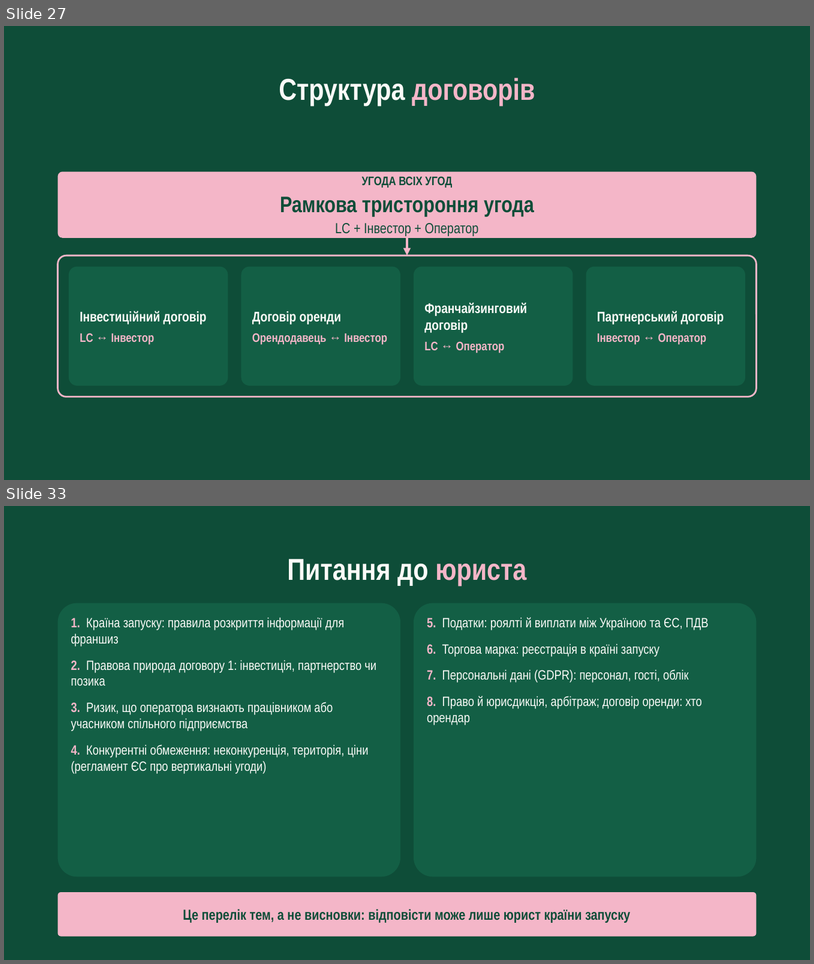
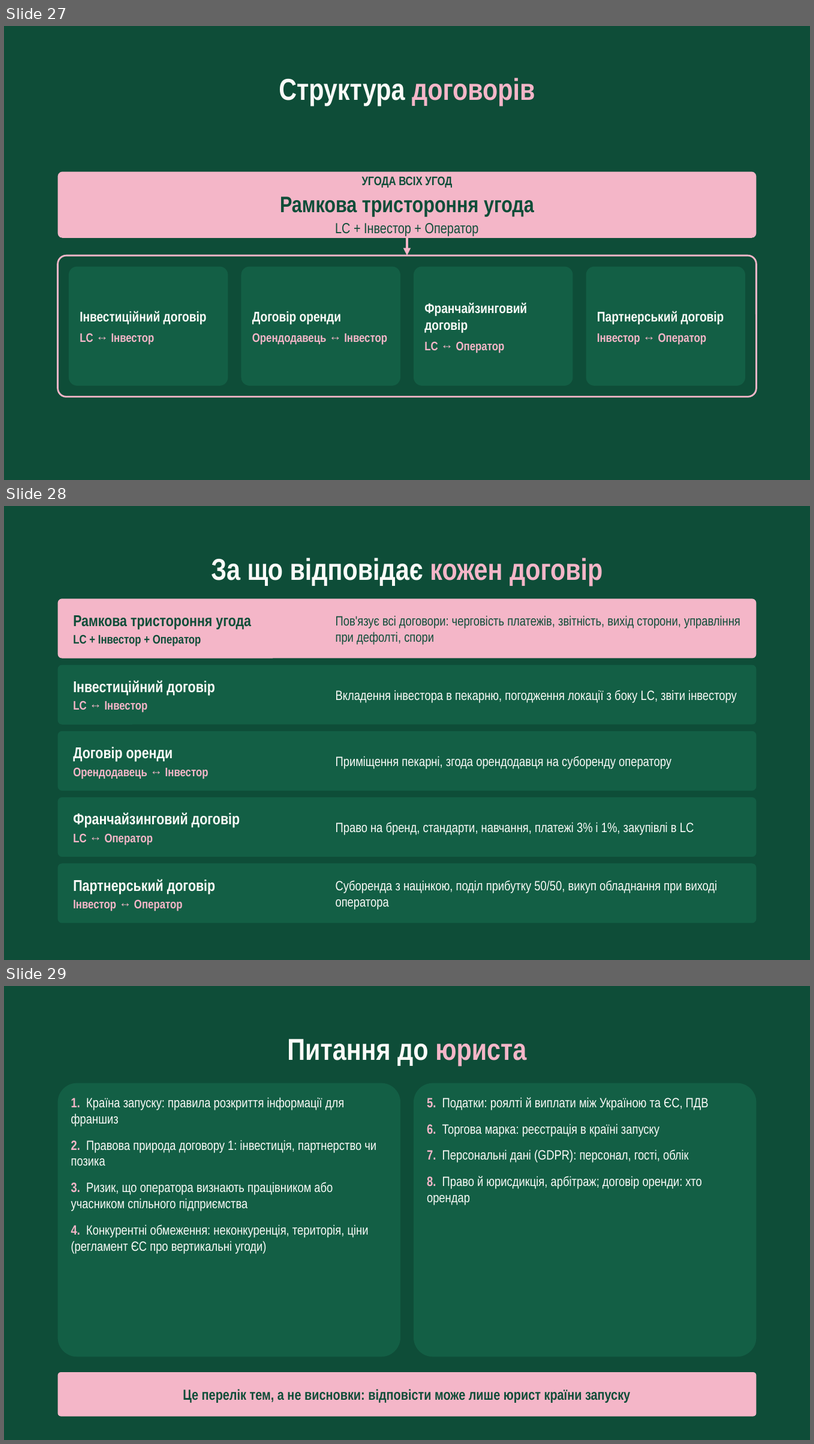
Before and after one commit to denfidiriv-cmyk/xcrypto, a slide deck: presentation_with_contract.pptx. Shown one above the other, each under a label of ours: slides 27 and 33 before the commit, slides 27, 28 and 29 after it; the slides between them are not shown. The pictures are 814x964 and 814x1444 pixels, drawn with LibreOffice and Linux fonts; fonts in the diff are those of the drawing. Boxes give left, top, right and bottom in pixels: in the first picture for what was removed or moved away, otherwise in the second. Text is boxed around its words. In the diff, an @@ line names an element or a change of style, - is before the commit and + after.

```diff
--- a/presentation_with_contract.pptx
+++ b/presentation_with_contract.pptx
@@ slide 28 added at (x1=4, y1=506, x2=810, y2=960), background #0E4D38 @@
@@ text added at (x1=211, y1=558, x2=603, y2=586), 54 pt, text #FBFBF8, bold @@
+За що відповідає кожен договір
@@ rounded rectangle added at (x1=57, y1=599, x2=756, y2=658), fill #F4B6C8 @@
@@ text added at (x1=73, y1=615, x2=251, y2=646), 28 pt, text #0E4D38, bold @@
+Рамкова тристороння угода
+LC + Інвестор + Оператор
@@ text added at (x1=336, y1=615, x2=741, y2=645), 24 pt, text #0E4D38 @@
+Пов'язує всі договори: черговість платежів, звітність, вихід сторони, управління при дефолті, спори
@@ rounded rectangle added at (x1=57, y1=665, x2=756, y2=724), fill #135F45 @@
@@ text added at (x1=73, y1=680, x2=215, y2=712), 28 pt, text #FBFBF8, bold @@
+Інвестиційний договір
+LC ↔ Інвестор
@@ text added at (x1=336, y1=690, x2=737, y2=702), 24 pt, text #FBFBF8 @@
+Вкладення інвестора в пекарню, погодження локації з боку LC, звіти інвестору
@@ rounded rectangle added at (x1=57, y1=731, x2=756, y2=790), fill #135F45 @@
@@ text added at (x1=73, y1=747, x2=209, y2=778), 22 pt, text #F4B6C8, bold @@
+Договір оренди
+Орендодавець ↔ Інвестор
@@ text added at (x1=336, y1=756, x2=672, y2=769), 24 pt, text #FBFBF8 @@
+Приміщення пекарні, згода орендодавця на суборенду оператору
@@ rounded rectangle added at (x1=57, y1=797, x2=756, y2=857), fill #135F45 @@
@@ text added at (x1=73, y1=812, x2=240, y2=844), 28 pt, text #FBFBF8, bold @@
+Франчайзинговий договір
+LC ↔ Оператор
@@ text added at (x1=336, y1=822, x2=694, y2=835), 24 pt, text #FBFBF8 @@
+Право на бренд, стандарти, навчання, платежі 3% і 1%, закупівлі в LC
@@ rounded rectangle added at (x1=57, y1=863, x2=756, y2=923), fill #135F45 @@
@@ text added at (x1=73, y1=879, x2=216, y2=911), 28 pt, text #FBFBF8, bold @@
+Партнерський договір
+Інвестор ↔ Оператор
@@ text added at (x1=336, y1=880, x2=717, y2=909), 24 pt, text #FBFBF8 @@
+Суборенда з націнкою, поділ прибутку 50/50, викуп обладнання при виході оператора
@@ what was slide 33 is now slide 29 @@
```
Also in this commit, not shown: 5 slides removed.
